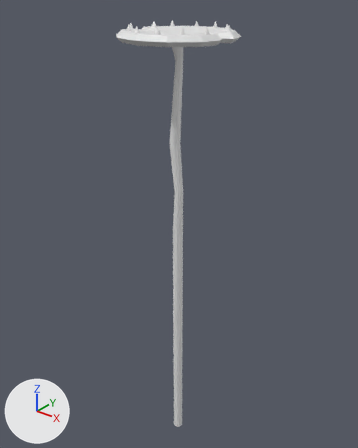
The FBX model TI4_Plataformer_Project/Assets/Models/Levels/Jungle/Dangerous.fbx, before and after one commit.
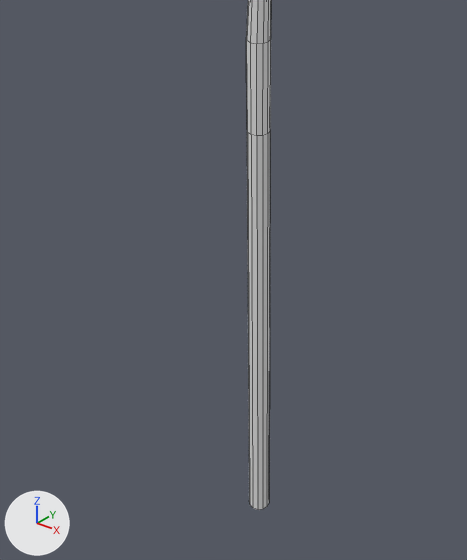
Each version appears first whole from a 50 mm lens placed at (6.32, -7.85, 1.76), pointed at (-0.22, 0.32, -3.31), and next in a close-up on the part from 20% to 74% of the width and 48% to 100% of the height. Arrows for +X, +Y and +Z are at lower left; the lights stay in place. The older version's two pictures come first. The close-ups show mesh edges as thin lines.

Names of what the first close-up shows: 'PlatformDangerous'.
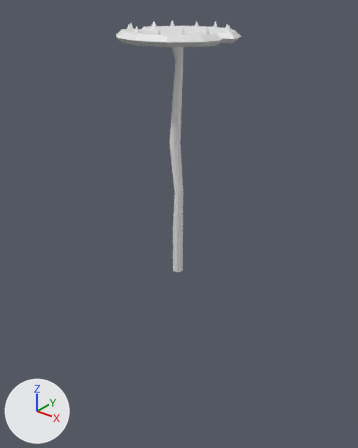
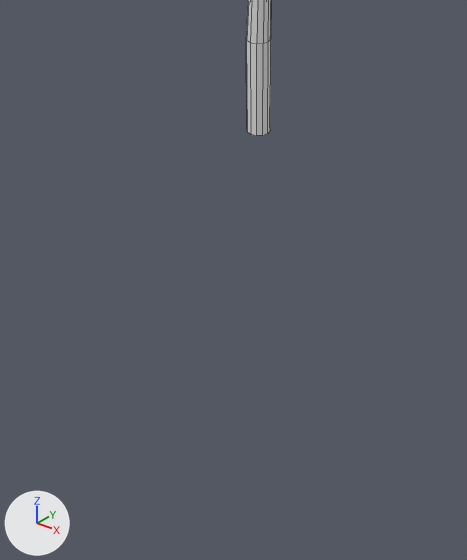
Location of each change, (x1, y1, x2, y2) in pixels of the close-ups (467 x 560 px):
'PlatformDangerous', reshaped: before (246, 0, 271, 510); after (246, 0, 271, 136)
part 1 of me_platformdangerous, deleted: before (247, 132, 270, 510)

The change, as a list of edits to the scene's bpy script:
```text
Change me_platformdangerous:
    used by ob_platformdangerous; location = (0.0, 0.0, 0.0)
    remove me_platformdangerous.from_pydata(...)  # 440 vertices, 358 faces; spans x -1.16..1.17, y -1.2..1.2, z -9.32..1.06
    add me_platformdangerous.from_pydata(...)  # 432 vertices, 329 faces; spans x -1.16..1.17, y -1.2..1.2, z -4.32..1.06
    me_platformdangerous part 1
    12 vertices are removed from x -0.12..0.12, y -0.12..0.12, z -9.32
    13 faces are deleted
    other edits to the shape of me_platformdangerous do not show in these pictures
```
